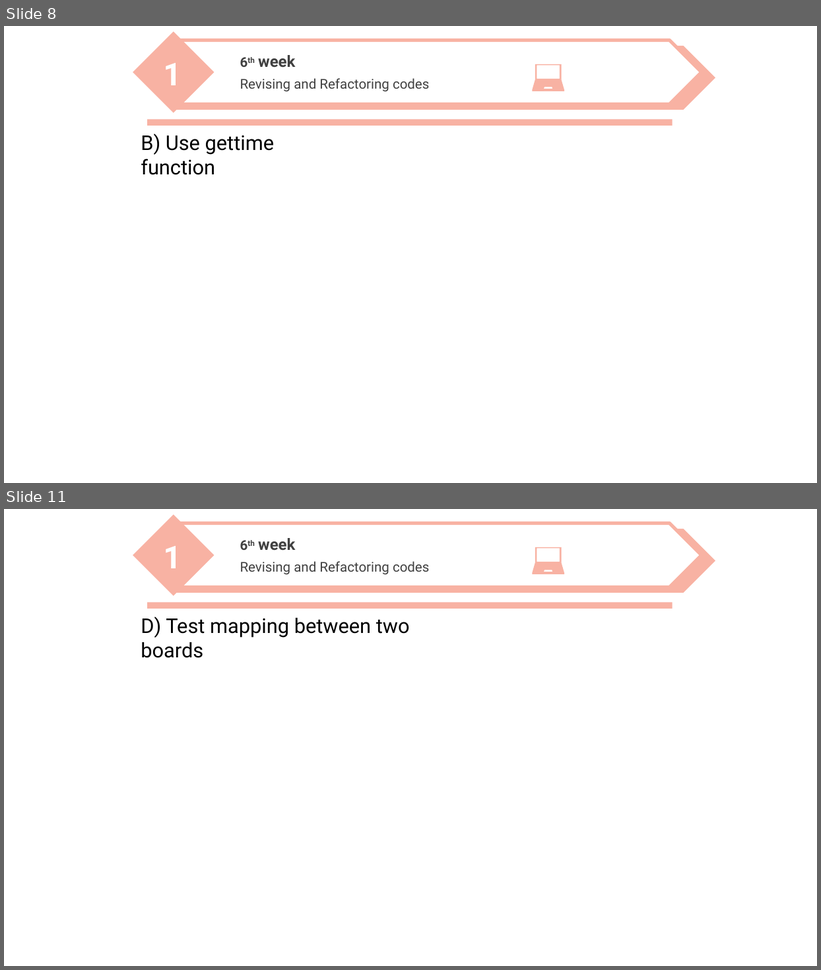
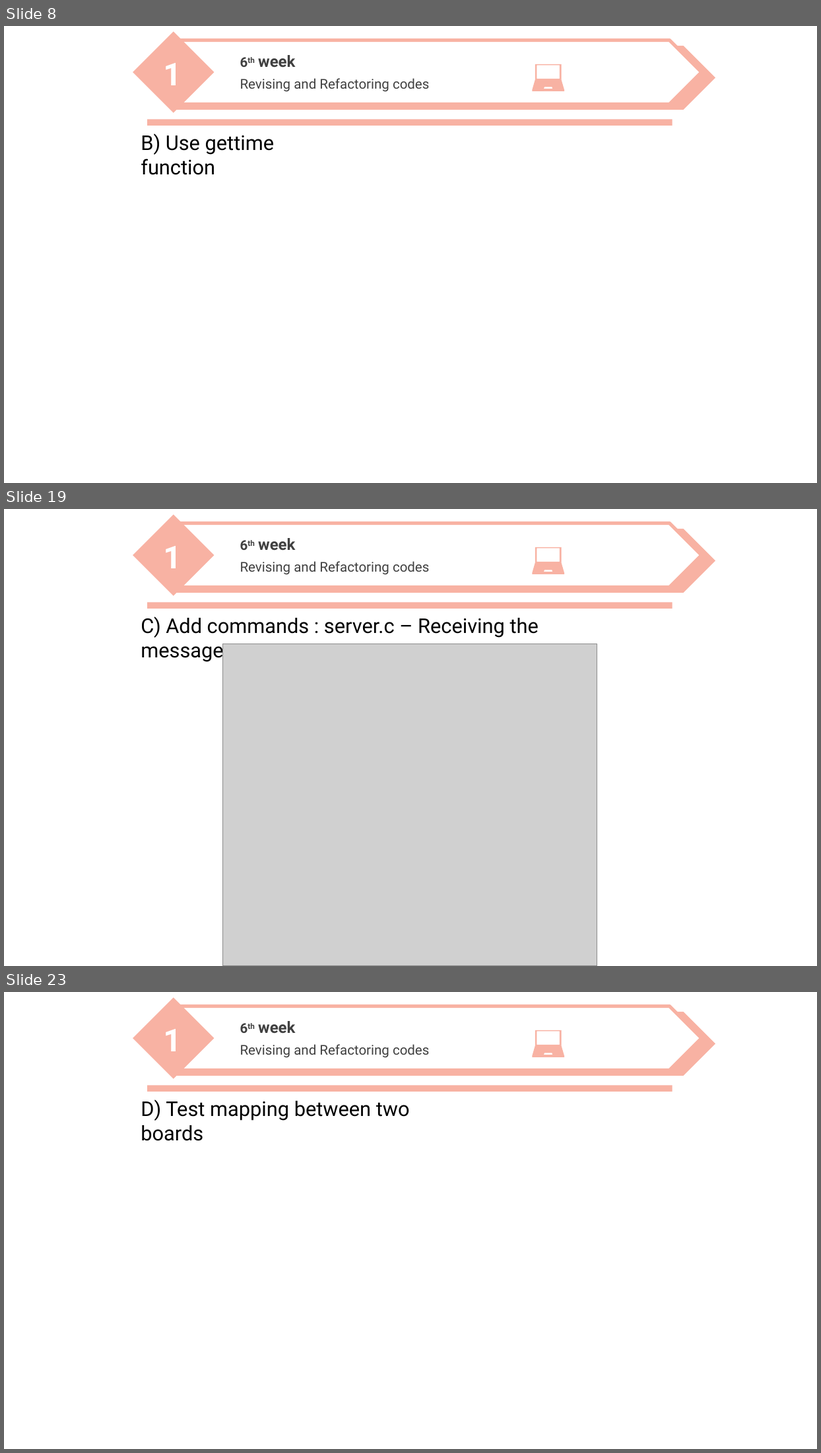
Before and after one commit to nicesick/Prototyping-Delay-Aware-V2X-Safe-Communications, a slide deck: presentation/presentation_3.pptx. Shown one above the other, each under a label of ours: slides 8 and 11 before the commit, slides 8, 19 and 23 after it; the slides between them are not shown. The pictures are 821x970 and 821x1453 pixels, drawn with LibreOffice and Linux fonts; fonts in the diff are those of the drawing; grey boxes stand for pictures; background and template pictures are left out. Boxes give left, top, right and bottom in pixels: in the first picture for what was removed or moved away, otherwise in the second. Text is boxed around its words. In the diff, an @@ line names an element or a change of style, - is before the commit and + after.

```diff
--- a/presentation/presentation_3.pptx
+++ b/presentation/presentation_3.pptx
@@ slide 19 added at box(4, 509, 817, 966), background picture (left out) @@
@@ freeform shape added at box(533, 547, 565, 574), fill #F8B2A3 @@
@@ group added at box(133, 515, 715, 596): 3 texts, 2 pentagon arrows, 1 diamond @@
+1
+6th week
+Revising and Refactoring codes
@@ rectangle added at box(147, 603, 673, 609), fill #F8B2A3 @@
@@ text added at box(141, 617, 539, 663), 18 pt, text #000000 @@
+C) Add commands : server.c – Receiving the message
@@ picture added at box(222, 644, 597, 966) @@
@@ what was slide 11 is now slide 23 @@
```
Also in this commit, not shown: 2 slides changed, 11 other slides added, 1 other file.
